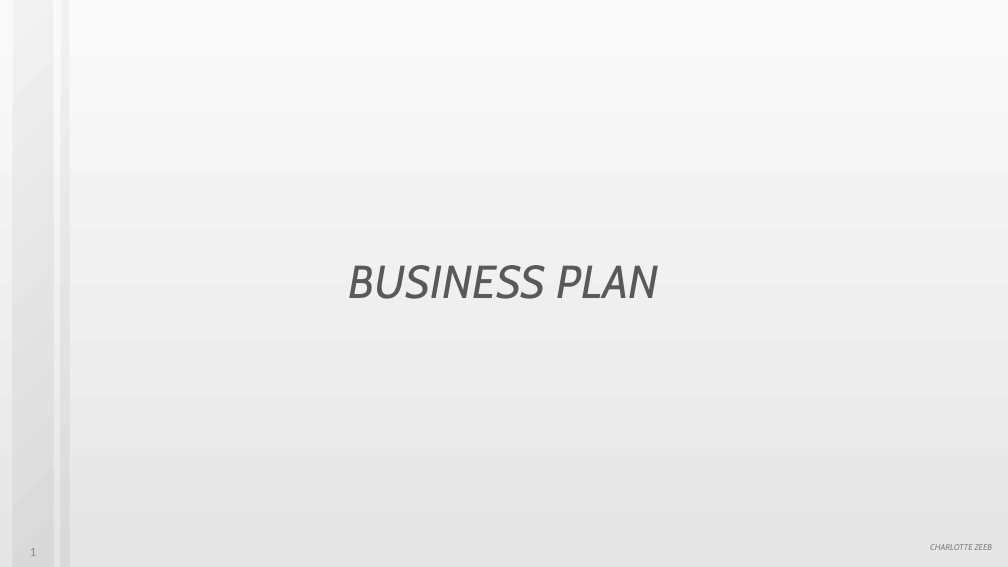
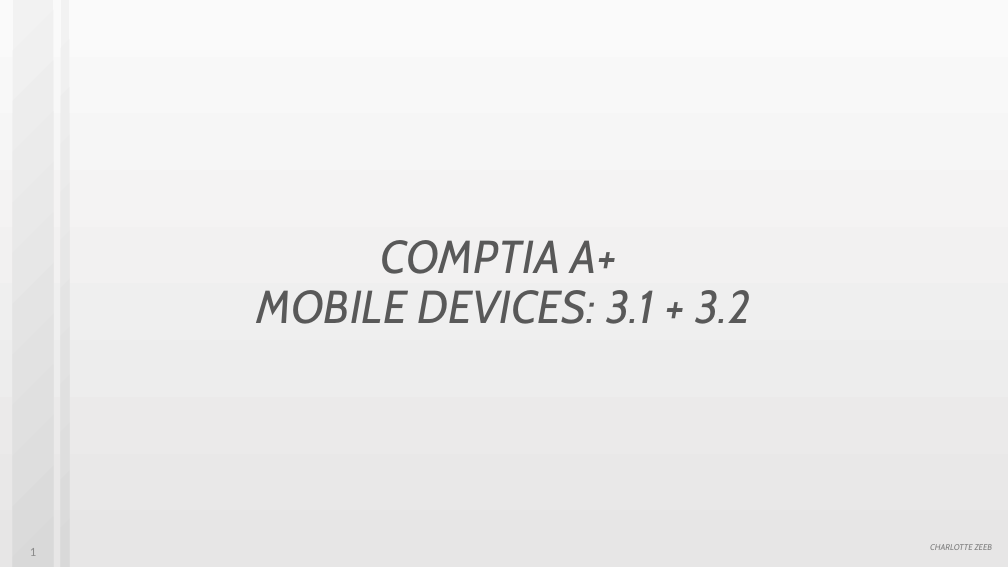
Before and after one commit to JMFootBallPlyr/Hard-drive-system-, a slide deck: slide 1 of APPR/ITS/presents/CompTIA A+ 220-901+902/CompTIA A+ 220-901+902 (3.1+3.2).pptx. Drawn at 1008x567 pixels with LibreOffice and Linux fonts; fonts in the diff are those of the drawing. Boxes give left, top, right and bottom in pixels: in the first picture for what was removed or moved away, otherwise in the second. Text is boxed around its words. In the diff, an @@ line names an element or a change of style, - is before the commit and + after.

```diff
--- a/APPR/ITS/presents/CompTIA A+ 220-901+902/CompTIA A+ 220-901+902 (3.1+3.2).pptx
+++ b/APPR/ITS/presents/CompTIA A+ 220-901+902/CompTIA A+ 220-901+902 (3.1+3.2).pptx
@@ title at (257, 240, 751, 324): text changed @@
-BUSINESS PLAN
+COMPTIA A+
+MOBILE DEVICES: 3.1 + 3.2
```
Also in this commit, not shown: 1 other slide changed, 1 other file.
